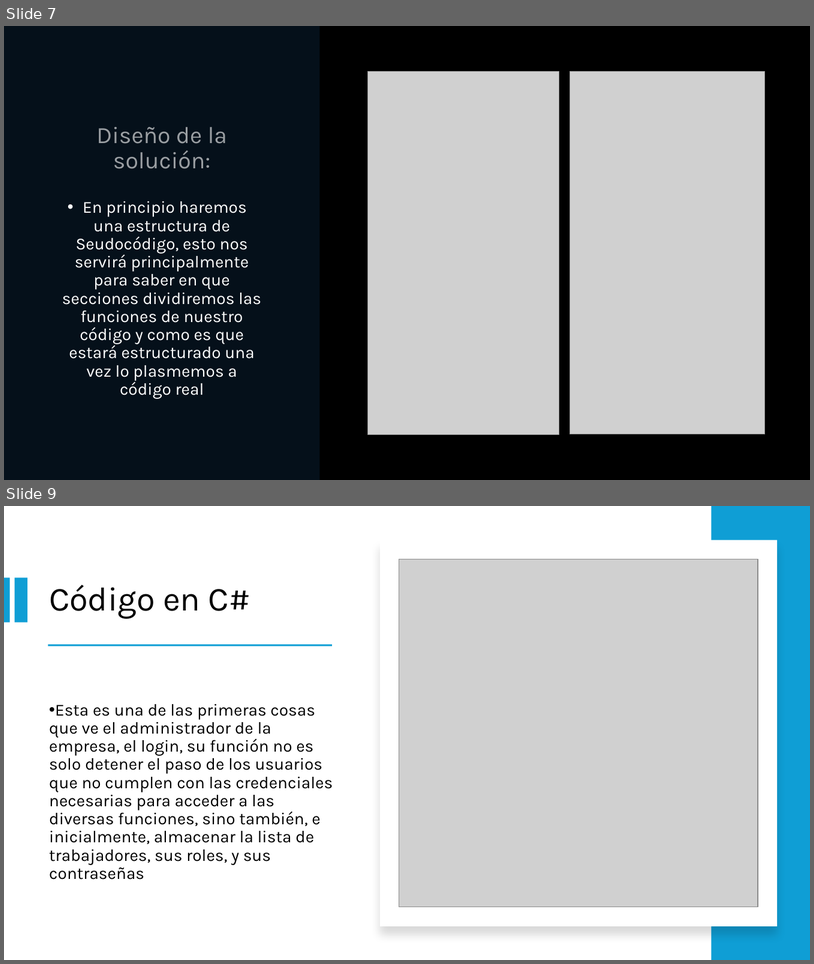
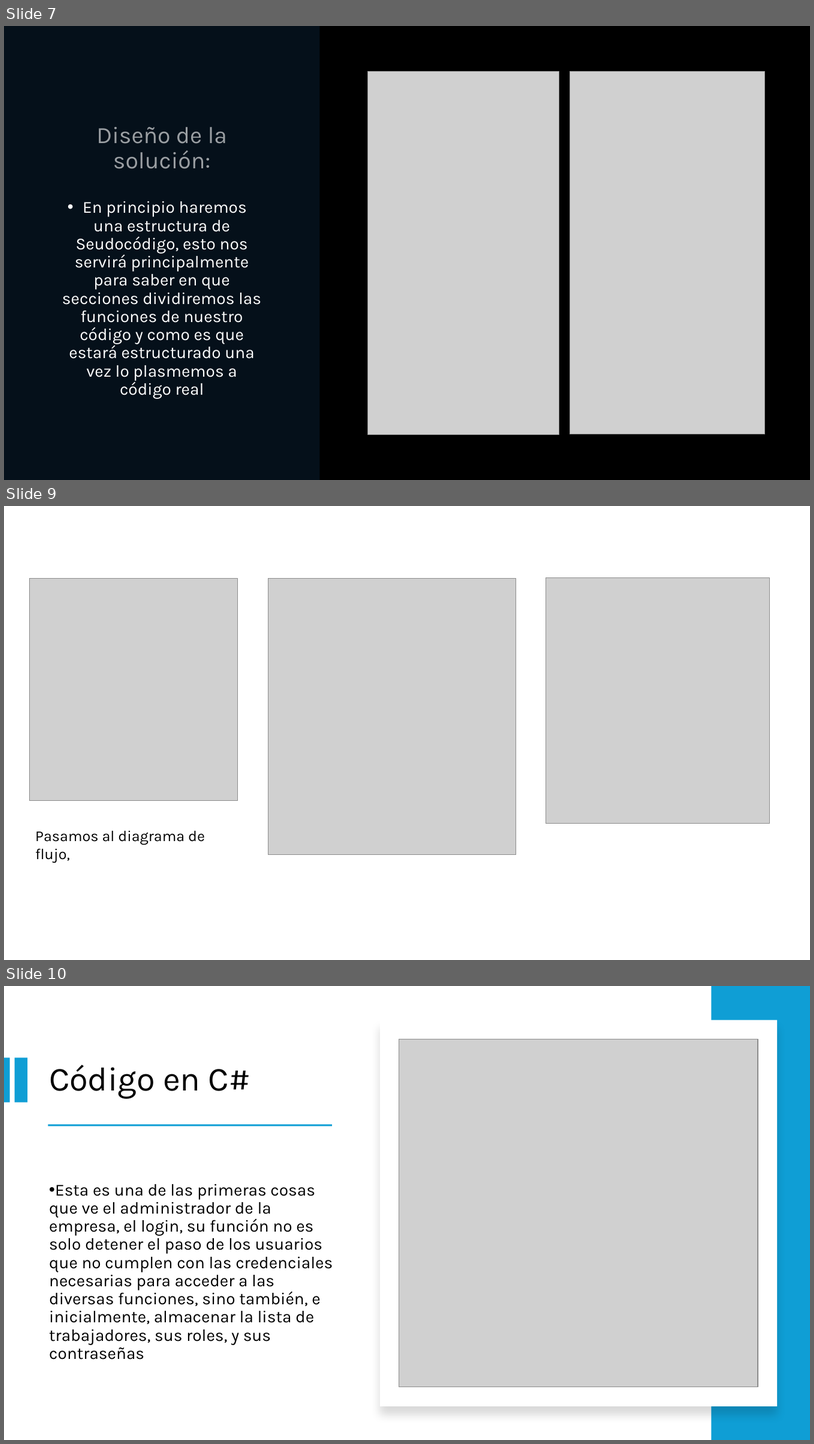
Before and after one commit to Guess2007/FUNDAMENTOS-DE-PROGRAMACION, a slide deck: Caso de la bodega.pptx. Shown one above the other, each under a label of ours: slides 7 and 9 before the commit, slides 7, 9 and 10 after it; the slides between them are not shown. The pictures are 814x964 and 814x1444 pixels, drawn with LibreOffice and Linux fonts; fonts in the diff are those of the drawing; grey boxes stand for pictures. Boxes give left, top, right and bottom in pixels: in the first picture for what was removed or moved away, otherwise in the second. Text is boxed around its words. In the diff, an @@ line names an element or a change of style, - is before the commit and + after.

```diff
--- a/Caso de la bodega.pptx
+++ b/Caso de la bodega.pptx
@@ slide 9 added at <box>4,506,810,960</box>, background #FFFFFF @@
@@ picture added at <box>29,579,238,801</box> @@
@@ picture added at <box>269,579,516,855</box> @@
@@ picture added at <box>546,578,770,823</box> @@
@@ text added at <box>35,830,205,862</box>, 18 pt, text #000000 @@
+Pasamos al diagrama de flujo,
@@ what was slide 9 is now slide 10 @@
```
Also in this commit, not shown: 4 slides changed.
